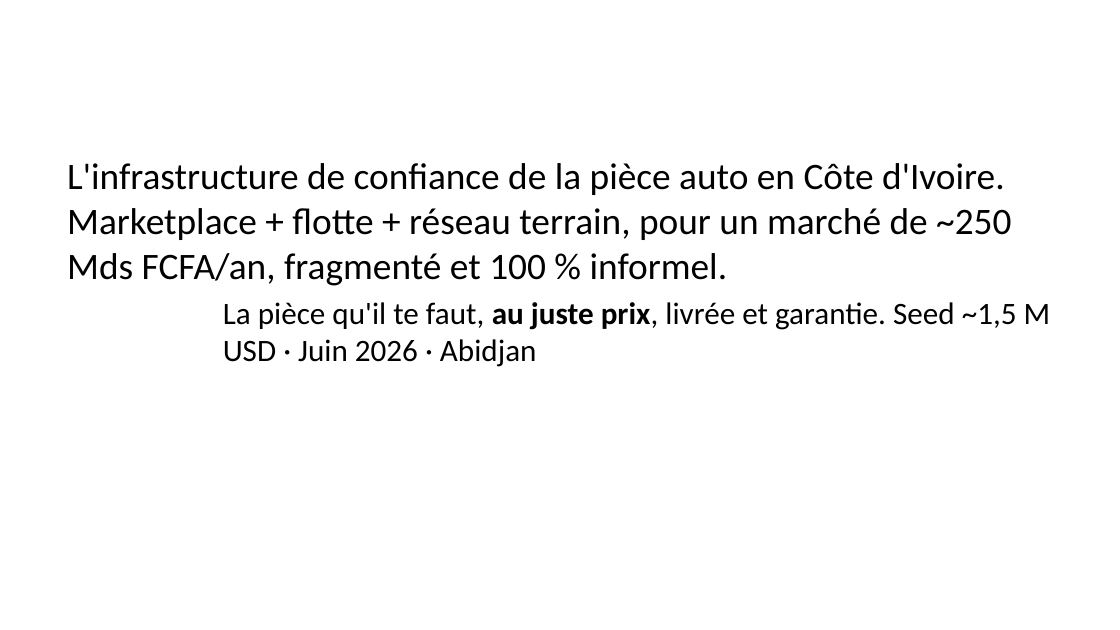
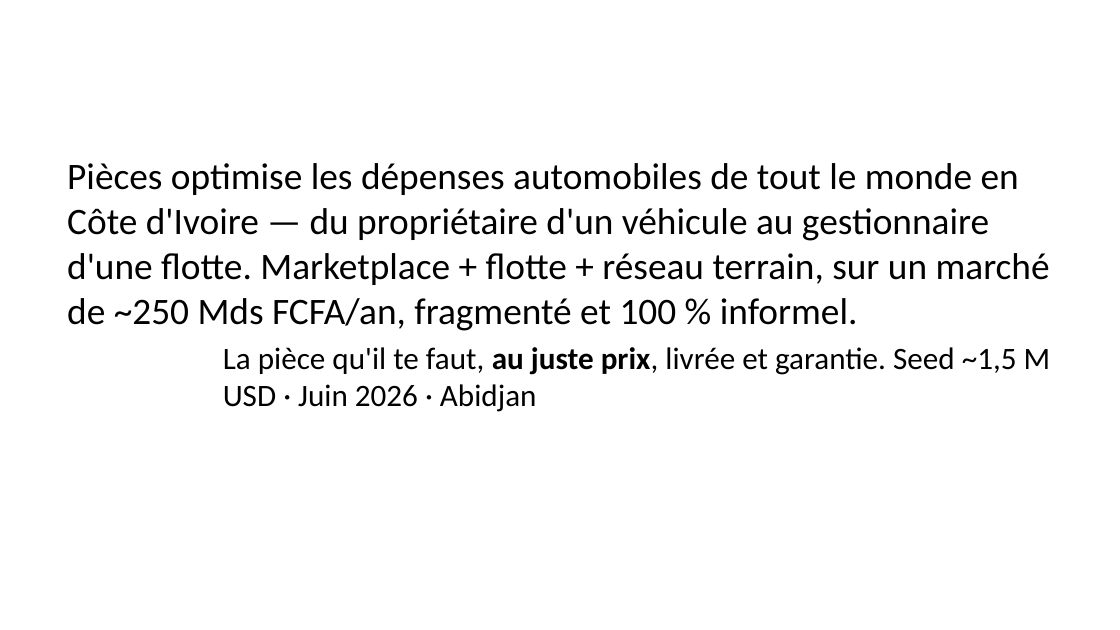
Before and after one commit to Fefer79/pieces, a slide deck: slide 2 of docs/pitch-deck-pieces-2026-06.pptx. Drawn at 1120x630 pixels with LibreOffice and Linux fonts; fonts in the diff are those of the drawing. Boxes give left, top, right and bottom in pixels: in the first picture for what was removed or moved away, otherwise in the second. Text is boxed around its words. In the diff, an @@ line names an element or a change of style, - is before the commit and + after.

```diff
--- a/docs/pitch-deck-pieces-2026-06.pptx
+++ b/docs/pitch-deck-pieces-2026-06.pptx
@@ text at [67, 163, 1050, 331]: text changed @@
-L'infrastructure de confiance de la pièce auto en Côte d'Ivoire. Marketplace + flotte + réseau terrain, pour un marché de ~250 Mds FCFA/an, fragmenté et 100 % informel.
+Pièces optimise les dépenses automobiles de tout le monde en Côte d'Ivoire — du propriétaire d'un véhicule au gestionnaire d'une flotte. Marketplace + flotte + réseau terrain, sur un marché de ~250 Mds FCFA/an, fragmenté et 100 % informel.
```
Also in this commit, not shown: 6 other files.
